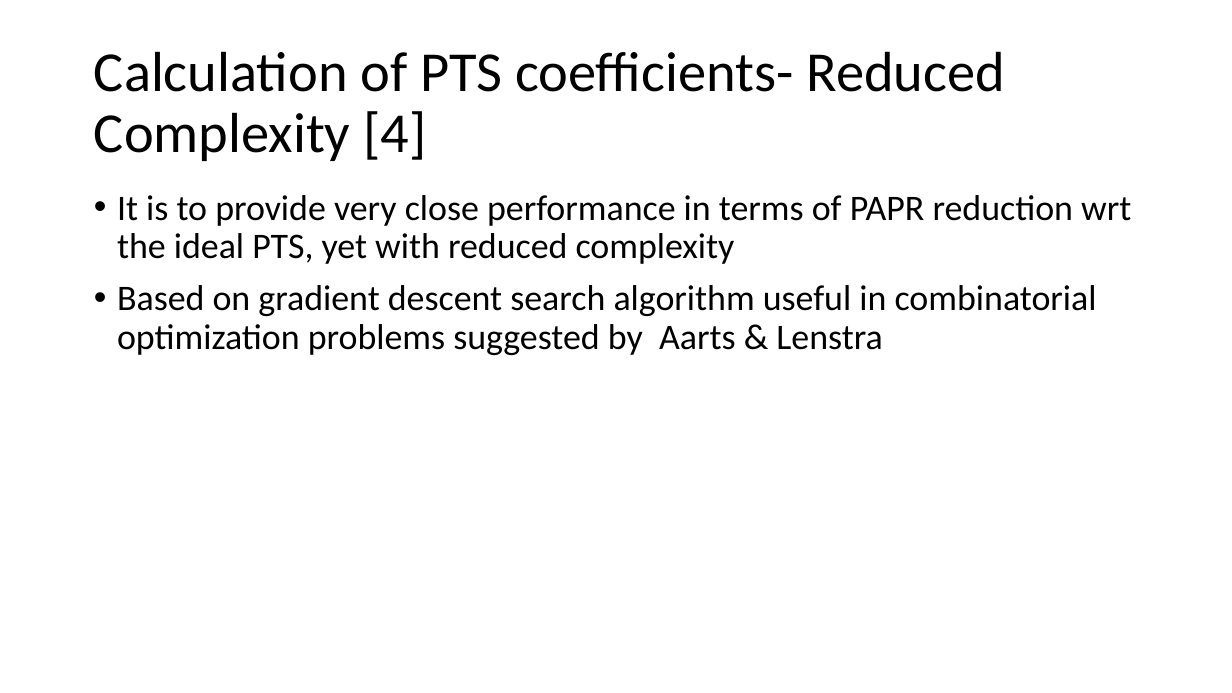
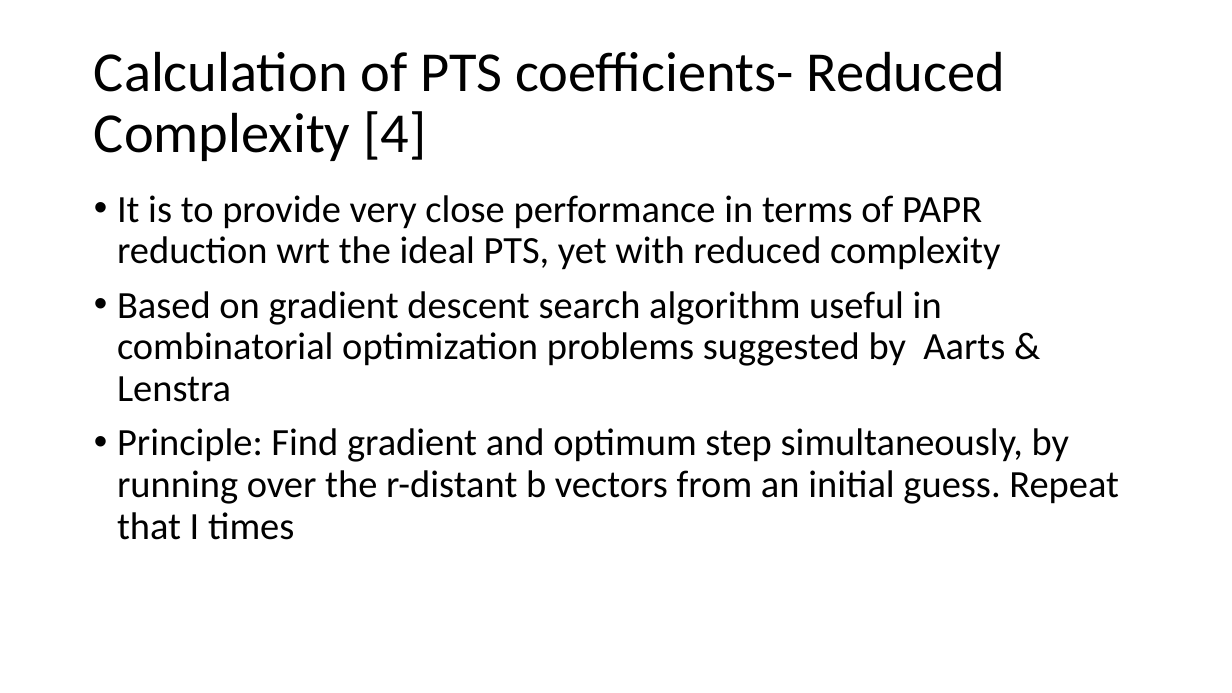
Before and after one commit to liorkissos/VLF-Simulations, a slide deck: slide 29 of PAPR Reduction- PTS.pptx (slide 26 before the commit). Drawn at 1232x693 pixels with LibreOffice and Linux fonts; fonts in the diff are those of the drawing. Boxes give left, top, right and bottom in pixels: in the first picture for what was removed or moved away, otherwise in the second. Text is boxed around its words. In the diff, an @@ line names an element or a change of style, - is before the commit and + after.

```diff
--- a/PAPR Reduction- PTS.pptx
+++ b/PAPR Reduction- PTS.pptx
@@ text at box(117, 195, 1005, 402): size 28 to 30 pt in "It is to provide very close performance ...", "Based on gradient descent search algorithm useful ..." @@
@@ text at box(117, 428, 1119, 540): paragraph added @@
+  • Principle: Find gradient and optimum step simultaneously, by running over the r-distant b vectors from an initial guess. Repeat that I times
```
Also in this commit, not shown: 3 other slides changed, 12 slides added, 6 slides removed, 11 other files.
